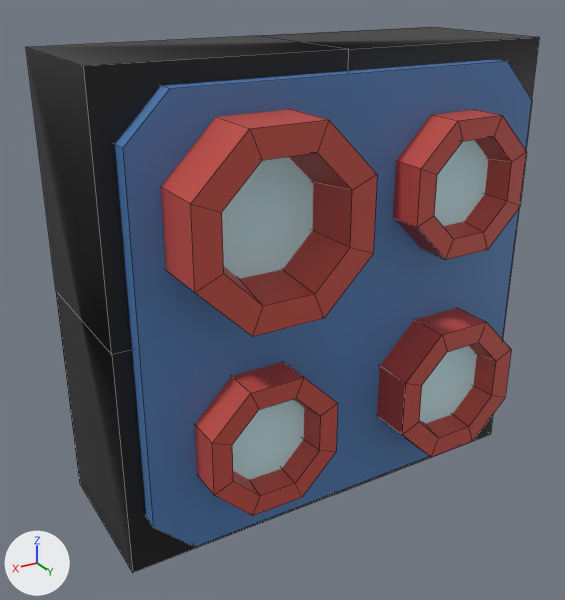
The FBX model Unity/AGA/Assets/Game/CastleGenerator/T1.Omino/FBX/CastleChunks/P2x2.001.fbx as it was, and as the next commit left it.
Before and after are seen from a 50 mm lens placed at (2.53, 11.6, 65.58), pointed at (-0.75, 6.13, 62.84). Arrows for +X, +Y and +Z are at lower left; the lights stay in place. Mesh edges are drawn as thin lines. Where no turn or scale is listed for an object, it has been applied to the vertices. Vertices at the same position are counted once.
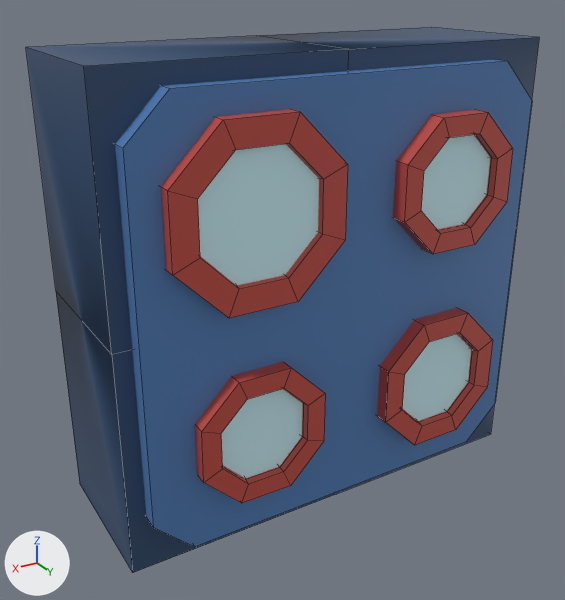
Pixel boxes [x1, y1, x2, y2] of what changed, in the pictures (565 x 600 px; the box of a moved part takes in the faces that stretch with it):
'Cylinder', reshaped (13% narrower, 8% shorter)
    before: [161, 109, 377, 336]
    after: [161, 109, 348, 318]
'Cylinder.003', reshaped (9% narrower, 8% shorter)
    before: [195, 362, 338, 516]
    after: [195, 362, 325, 503]
'Cylinder.001', reshaped (10% narrower)
    before: [393, 109, 527, 259]
    after: [393, 109, 513, 254]
'Cylinder.002', reshaped (13% narrower, 8% shorter)
    before: [377, 308, 511, 457]
    after: [377, 308, 493, 445]
part 2 of me_cylinder_003, moved or reshaped
    before: [232, 399, 304, 480]
    after: [221, 389, 302, 478]
part 3 of me_cylinder_003, moved or reshaped
    before: [198, 362, 338, 516]
    after: [198, 362, 325, 503]
part 5 of me_cube_059, surface changed (black to blue)
    both: [26, 27, 539, 573]
part 6 of me_cylinder_002, moved or reshaped
    before: [419, 346, 477, 424]
    after: [402, 334, 471, 421]
part 7 of me_cylinder_002, moved or reshaped
    before: [379, 312, 511, 457]
    after: [379, 312, 493, 445]

Edits to the bpy script that builds the scene:
```text
Change me_cylinder_001:
    where me_cylinder_001.from_pydata(...)  # 40 vertices, 27 faces; spans x -0.563..0.563, y -0.61..0.61, z -0.563..0.563
    used by ob_cylinder_001; location = (-1.95, 6.509, 63.913)
    me_cylinder_001 part 1: all 16 vertices in x -0.563..0.563, y 0.61, z -0.563..0.563 are moved by (0.0, -0.155, 0.0)
Change me_cylinder_003:
    where me_cylinder_003.from_pydata(...)  # 40 vertices, 27 faces; spans x -0.563..0.563, y -0.61..0.61, z -0.563..0.563
    used by ob_cylinder_003; location = (-0.115, 6.509, 62.078)
    me_cylinder_003 part 2: the loose piece of 8 vertices spanning x -0.398..0.398, y 0.414, z -0.398..0.398 is moved by (0.0, -0.053, 0.0)
    me_cylinder_003 part 3: all 16 vertices in x -0.563..0.563, y 0.61, z -0.563..0.563 are moved by (0.0, -0.183, 0.0)
Change me_cylinder:
    where me_cylinder.from_pydata(...)  # 40 vertices, 27 faces; spans x -0.72..0.72, y -0.78..0.78, z -0.72..0.72
    used by ob_cylinder; location = (-0.115, 6.509, 63.913)
    me_cylinder part 4: all 16 vertices in x -0.72..0.72, y 0.78, z -0.72..0.72 are moved by (0.0, -0.36, 0.0)
Change me_cylinder_002:
    where me_cylinder_002.from_pydata(...)  # 40 vertices, 27 faces; spans x -0.615..0.615, y -0.666..0.666, z -0.615..0.615
    used by ob_cylinder_002; location = (-1.95, 6.509, 62.078)
    me_cylinder_002 part 6: the loose piece of 8 vertices spanning x -0.435..0.435, y 0.456, z -0.435..0.435 is moved by (0.0, -0.091, 0.0)
    me_cylinder_002 part 7: all 16 vertices in x -0.615..0.615, y 0.666, z -0.615..0.615 are moved by (0.0, -0.23, 0.0)
Change me_cube_059:
    where me_cube_059.from_pydata(...)  # 18 vertices, 20 faces; spans x -3.0..1.0, y -0.7..0.7, z -1.0..3.0
    used by ob_p2x2_001; location = (0.0, 5.967, 61.994)
    me_cube_059 part 5: texture (UV) coordinates of 20 of 20 faces, centred in x -3.0..1.0, y -0.7..0.7, z -1.0..3.0, changed; they spanned u 0.21..0.22, v 0.22..0.24 and now span u 0.11..0.12, v 0.16..0.18
```
